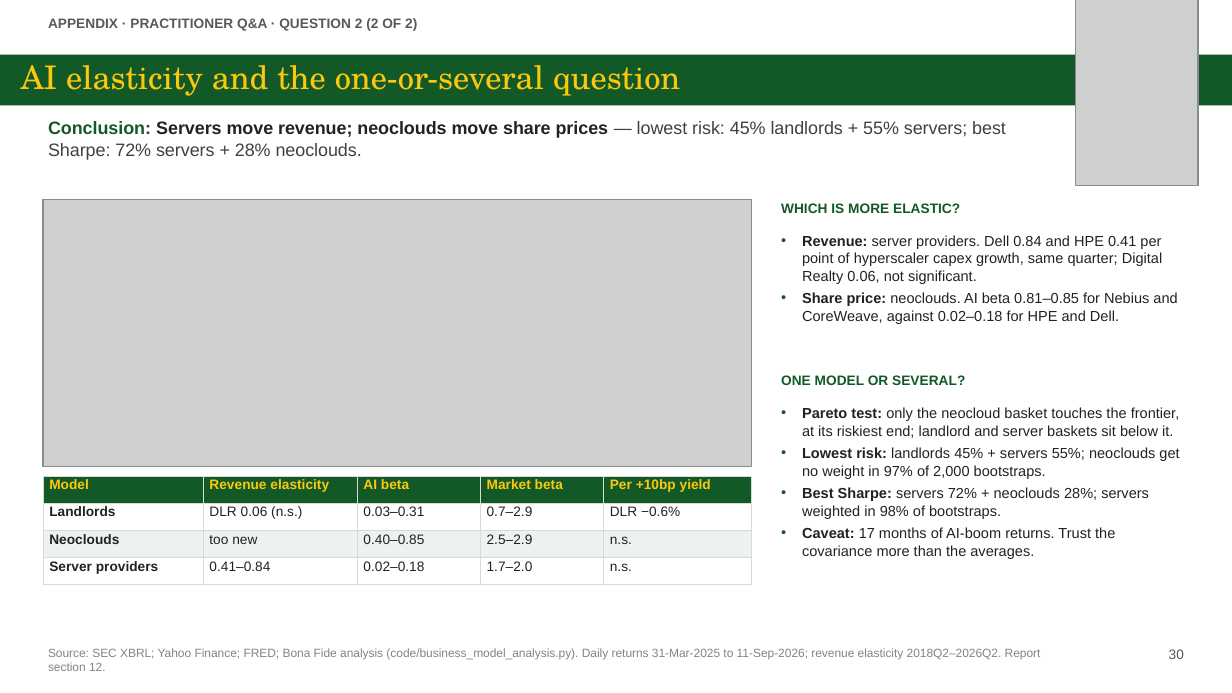
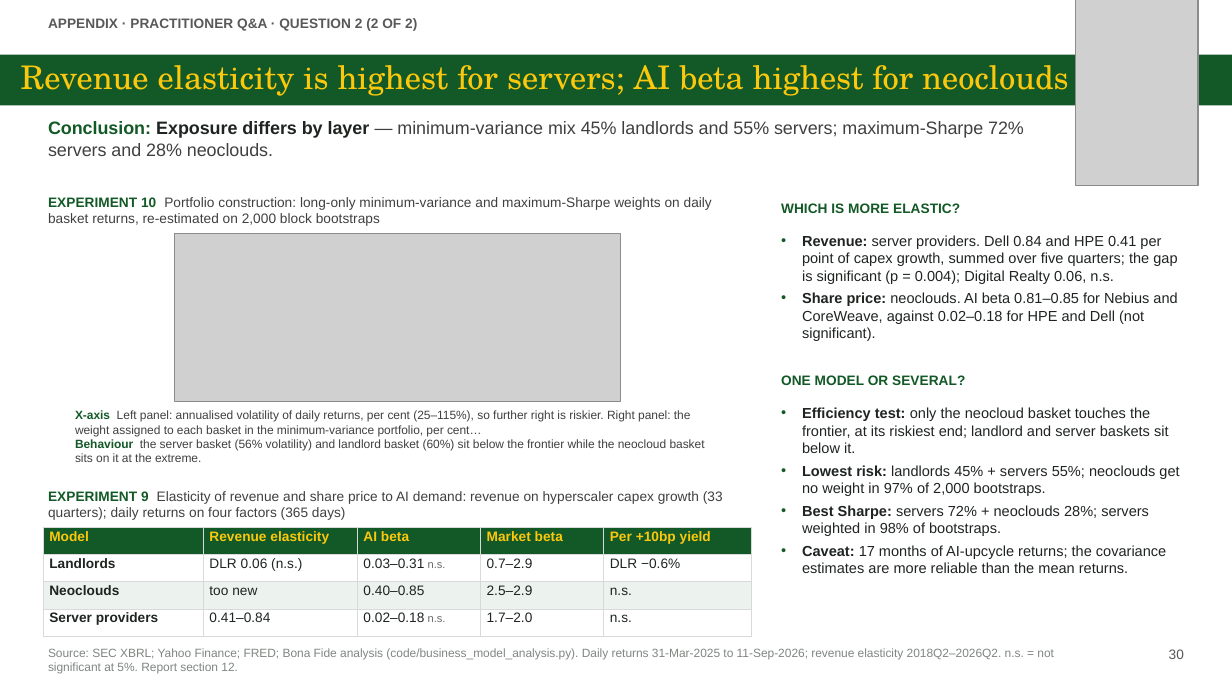
Before and after one commit to zhejiahu-tudelft/bonafide, a slide deck: slide 30 of HPE/final/HPE_Investment_Presentation.pptx. Drawn at 1232x693 pixels with LibreOffice and Linux fonts; fonts in the diff are those of the drawing; grey boxes stand for pictures. Boxes give left, top, right and bottom in pixels: in the first picture for what was removed or moved away, otherwise in the second. Text is boxed around its words. In the diff, an @@ line names an element or a change of style, - is before the commit and + after.

```diff
--- a/HPE/final/HPE_Investment_Presentation.pptx
+++ b/HPE/final/HPE_Investment_Presentation.pptx
@@ title at [21, 65, 1069, 96]: text changed @@
-AI elasticity and the one-or-several question
+Revenue elasticity is highest for servers; AI beta highest for neoclouds
@@ text at [48, 121, 1024, 156]: text changed @@
-Conclusion: Servers move revenue; neoclouds move share prices — lowest risk: 45% landlords + 55% servers; best Sharpe: 72% servers + 28% neoclouds.
+Conclusion: Exposure differs by layer — minimum-variance mix 45% landlords and 55% servers; maximum-Sharpe 72% servers and 28% neoclouds.
@@ text added at [48, 197, 712, 226], 8 pt, text #404040 @@
+EXPERIMENT 10 Portfolio construction: long-only minimum-variance and maximum-Sharpe weights on daily basket returns, re-estimated on 2,000 block bootstraps
@@ picture: place and size @@
-picture at [43, 200, 752, 466]
+picture at [174, 234, 620, 402]
@@ text at [802, 235, 1177, 341]: text changed @@
-• Revenue: server providers. Dell 0.84 and HPE 0.41 per point of hyperscaler capex growth, same quarter; Digital Realty 0.06, not significant.
-• Share price: neoclouds. AI beta 0.81–0.85 for Nebius and CoreWeave, against 0.02–0.18 for HPE and Dell.
+• Revenue: server providers. Dell 0.84 and HPE 0.41 per point of capex growth, summed over five quarters; the gap is significant (p = 0.004); Digital Realty 0.06, n.s.
+• Share price: neoclouds. AI beta 0.81–0.85 for Nebius and CoreWeave, against 0.02–0.18 for HPE and Dell (not significant).
@@ text added at [75, 410, 705, 462], 7 pt, text #404040 @@
+X-axis Left panel: annualised volatility of daily returns, per cent (25–115%), so further right is riskier. Right panel: the weight assigned to each basket in the minimum-variance portfolio, per cent…
+Behaviour the server basket (56% volatility) and landlord basket (60%) sit below the frontier while the neocloud basket sits on it at the extreme.
@@ text at [802, 407, 1169, 453]: text changed @@
-• Pareto test: only the neocloud basket touches the frontier, at its riskiest end; landlord and server baskets sit below it.
+• Efficiency test: only the neocloud basket touches the frontier, at its riskiest end; landlord and server baskets sit below it.
@@ text added at [48, 491, 723, 520], 8 pt, text #404040 @@
+EXPERIMENT 9 Elasticity of revenue and share price to AI demand: revenue on hyperscaler capex growth (33 quarters); daily returns on four factors (365 days)
@@ table at [43, 527, 752, 636] @@
-row 2, column 3: 0.03–0.31
+row 2, column 3: 0.03–0.31 n.s.
-row 4, column 3: 0.02–0.18
+row 4, column 3: 0.02–0.18 n.s.
@@ table: place and size @@
-table at [43, 476, 752, 584]
+table at [43, 527, 752, 636]
@@ text at [802, 545, 1166, 573]: text changed @@
-• Caveat: 17 months of AI-boom returns. Trust the covariance more than the averages.
+• Caveat: 17 months of AI-upcycle returns; the covariance estimates are more reliable than the mean returns.
@@ text at [48, 648, 1054, 674]: text changed @@
-Source: SEC XBRL; Yahoo Finance; FRED; Bona Fide analysis (code/business_model_analysis.py). Daily returns 31-Mar-2025 to 11-Sep-2026; revenue elasticity 2018Q2–2026Q2. Report section 12.
+Source: SEC XBRL; Yahoo Finance; FRED; Bona Fide analysis (code/business_model_analysis.py). Daily returns 31-Mar-2025 to 11-Sep-2026; revenue elasticity 2018Q2–2026Q2. n.s. = not significant at 5%. Report section 12.
```
Also in this commit, not shown: 27 other slides changed, 38 other files.
